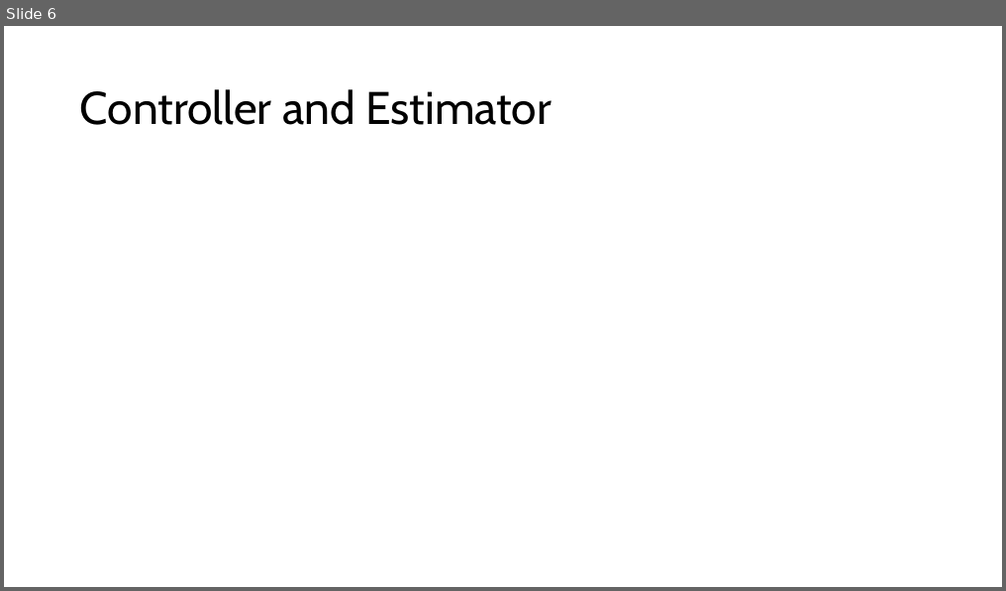
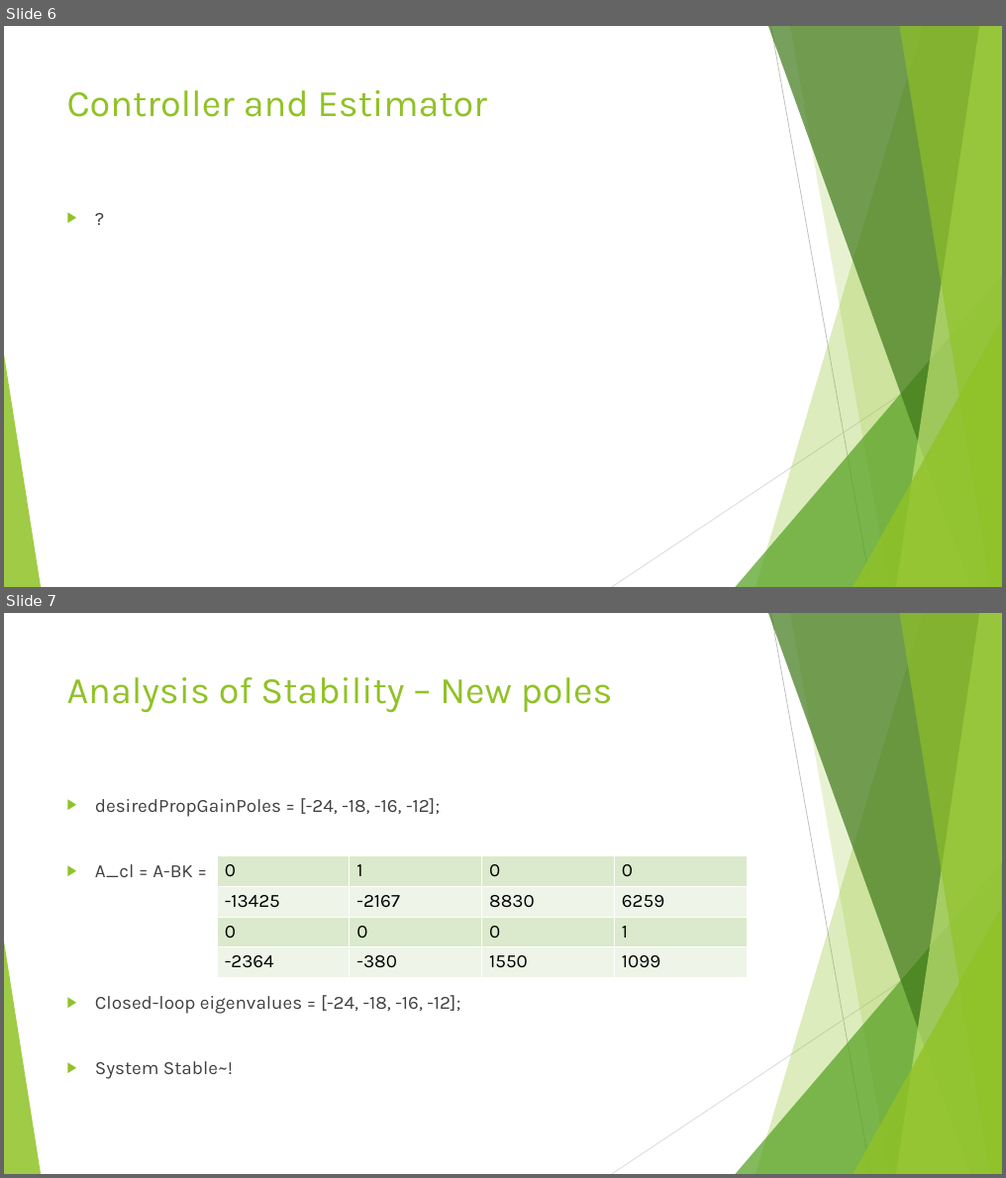
Before and after one commit to mcrusso2/EEP547_Project, a slide deck: Russo_Gaddis_EEP547_project.pptx. Shown one above the other, each under a label of ours: slide 6 before the commit, slides 6 and 7 after it. The pictures are 1006x591 and 1006x1178 pixels, drawn with LibreOffice and Linux fonts; fonts in the diff are those of the drawing. Boxes give left, top, right and bottom in pixels: in the first picture for what was removed or moved away, otherwise in the second. Text is boxed around its words. In the diff, an @@ line names an element or a change of style, - is before the commit and + after.

```diff
--- a/Russo_Gaddis_EEP547_project.pptx
+++ b/Russo_Gaddis_EEP547_project.pptx
@@ slide 7 added at [4, 613, 1002, 1174], background #FFFFFF; not listed: 10 template elements that a slide beside it also shows @@
@@ title added at [67, 677, 613, 713], 36 pt, text #90C226 @@
+Analysis of Stability – New poles
@@ text added at [95, 798, 460, 1079], 18 pt, text #404040 @@
+▶ desiredPropGainPoles = [-24, -18, -16, -12];
+▶ A_cl = A-BK =
+▶ Closed-loop eigenvalues = [-24, -18, -16, -12];
+▶ System Stable~!
@@ table added at [218, 857, 747, 977], 4 rows, 4 columns @@
+0 | 1 | 0 | 0
+-13425 | -2167 | 8830 | 6259
+0 | 0 | 0 | 1
+-2364 | -380 | 1550 | 1099
@@ slide 6 changed as well @@
@@ title "Controller and Estimator": place and size @@
-title "Controller and Estimator" at [80, 89, 551, 125]
+title "Controller and Estimator" at [67, 90, 487, 117]
@@ title "Controller and Estimator" at [67, 90, 487, 117]: size 44 to 36 pt, font Cabin to Karla, text colour #000000 to #90C226; line spacing 0.9 to 1; vertical alignment middle to top @@
@@ text added at [59, 202, 763, 520], 18 pt, text #404040 @@
+▶ ?
@@ group added at [4, 26, 1002, 587]: 5 freeform shapes, 3 triangles, 2 lines @@
```
Also in this commit, not shown: 5 other slides changed, 3 other slides added, 3 slides removed.
